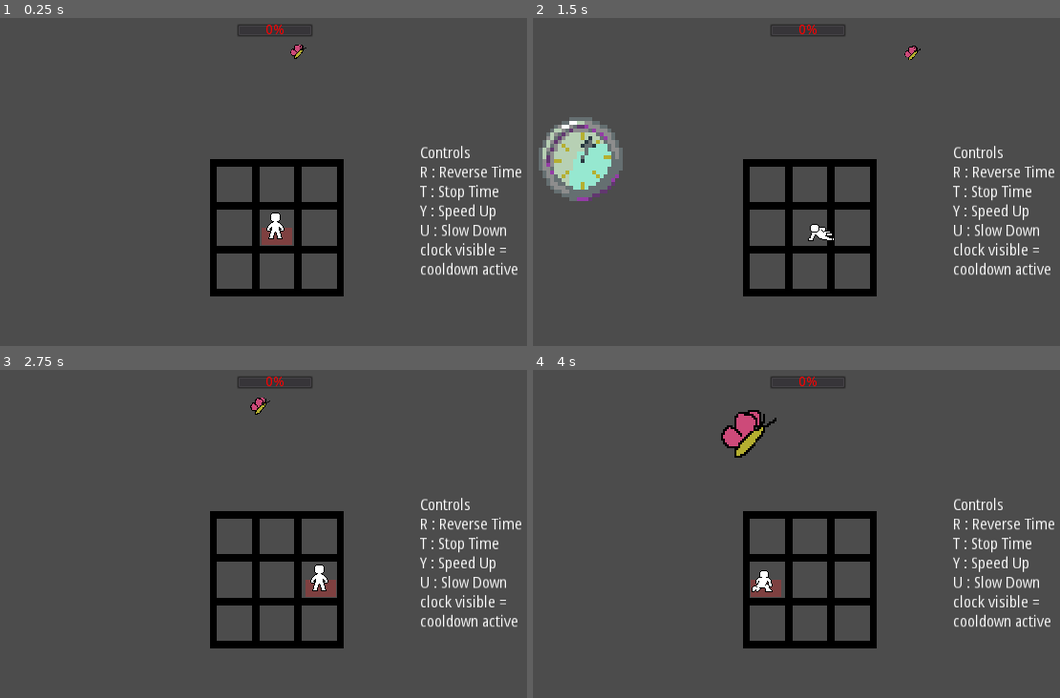
Above: before the commit, frames 1-4 (two rows, left to right).
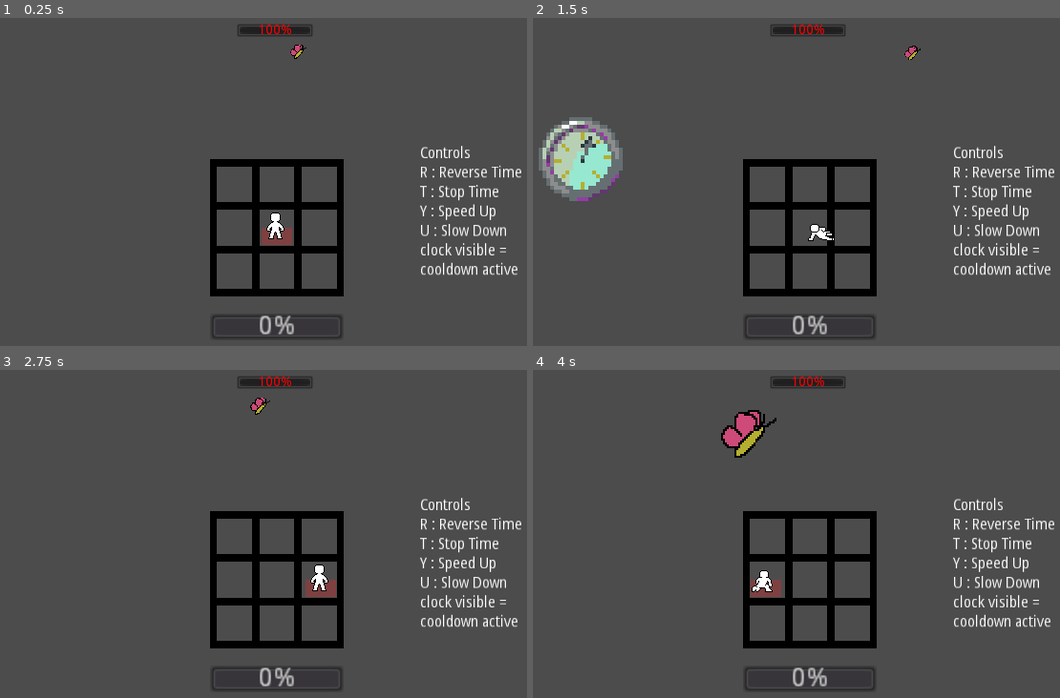
Above: after the commit, the same moments.

Repository: andersAsch0/Island-Game
Game: Godot game, scene res://scenes/BattleMode.tscn
The game is run twice, just before and just after one commit, with the same random seed, the same clock (stepped at 60 frames per second) and the same inputs. This scene is started directly instead of the project's main scene. Sound files missing from this copy of the repository are replaced by a short silence.
Inputs:
- Up to frame 1 (0.25 s): no input
- Up to frame 2 (1.5 s): tap Enter (ui_accept) at 0.5, 0.77 s; hold Right (ui_right) 0.53-1.28 s; hold Space (dash) 0.53-1.28 s; hold R (reverseTime) from 1.28 s (still down); tap F (enter_fight) at 1.35 s
- Up to frame 3 (2.75 s): tap Enter (ui_accept) at 1.52 s; release R (reverseTime) at 2.03 s; hold Right (ui_right) from 2.03 s (still down); hold T (stopTime) from 2.03 s (still down)
- Up to frame 4 (4 s): release Right (ui_right) at 2.78 s; release T (stopTime) at 2.78 s; hold Y (speedUpTime) 2.78-3.53 s; tap Space (dash) at 2.85 s; tap Enter (ui_accept) at 3.02, 3.77 s; hold Left (ui_left) from 3.53 s (still down); hold F (enter_fight) from 3.53 s (still down)

The runs differ from the first frame. In frame 1, 0.7% of the frame differs, in the area x 40-65%, y 2-98%; in frame 2, 0.7%; in frame 3, 0.7%; in frame 4, 0.7%.
Error before the commit: Attempt to call function 'play' in base 'null instance' on a null instance. (res://scripts/battleMode/BattleMode.gd:113)
Error after the commit: Attempt to call function 'play' in base 'null instance' on a null instance. (res://scripts/battleMode/BattleMode.gd:118)

Commit message:
miscellaneus
defeat button, player hp bar

Diff:
--- a/scenes/BattleMode.tscn
+++ b/scenes/BattleMode.tscn
@@ -151,6 +151,13 @@
 stream = ExtResource( 6 )
 stream_paused = true
 
+[node name="PlayerHPBar" type="ProgressBar" parent="."]
+margin_left = 126.0
+margin_top = 156.0
+margin_right = 196.0
+margin_bottom = 170.0
+
+[connection signal="PlayerHit" from="BattleModePlayer" to="." method="_on_BattleModePlayer_PlayerHit"]
 [connection signal="timeout" from="AbilityCoolDownTimer" to="." method="_on_AbilityCoolDownTimer_timeout"]
 [connection signal="pressed" from="VictoryButton" to="." method="_on_VictoryButton_pressed"]
 [connection signal="finished" from="normalMusicLoop" to="." method="_on_normalMusicLoop_finished"]
--- a/scripts/battleMode/BattleMode.gd
+++ b/scripts/battleMode/BattleMode.gd
@@ -105,9 +105,19 @@
 	var _PTS = get_tree().change_scene(overWorldPath)
 
 
+#SIGNALS FROM PLAYER
+func _on_BattleModePlayer_PlayerHit():
+	$PlayerHPBar.value = 1.0 * $BattleModePlayer.currentHP / $BattleModePlayer.maxHP * 100
 
 
+
+#MUSIC
 func _on_normalMusicLoop_finished():
 	$normalMusicLoop.play(0)
 func _on_reverseAudioLoop_finished():
 	$reverseAudioLoop.play(0)
+
+
+
+func _on_DefeatButton_pressed():
+	pass # Replace with function body.
--- a/scripts/battleMode/BattleModeEnemy.gd
+++ b/scripts/battleMode/BattleModeEnemy.gd
@@ -48,9 +48,9 @@
 	currState = AWAY
 	startAwayPhase()
 	visible = true
-	$enemyMovement/PathFollow2D/HurtBox/CollisionShape2D.disabled = true
 
 func _physics_process(delta):
+	$HPBar.value = 1.0 * currentHP/maxHP * 100
 	stateCounter += delta * Global.currCombatTimeMultiplier * (Global.timeIsNotStopped as int)
 	if stateCounter >= stateWaitTimes[currState]: #need to go to next state
 		stateCounter = 0
--- a/scripts/battleMode/BattleModePlayer.gd
+++ b/scripts/battleMode/BattleModePlayer.gd
@@ -19,7 +19,10 @@
 var velocity = Vector2.ZERO
 var storagePos = Vector2.ZERO #used as storage during input calculations for jumping
 var defaultPos = Vector2.ZERO #middle of the grid / where to go when no button is held
+export var maxHP : int = 4
+export var currentHP : int = maxHP
 
+signal PlayerHit
 
 func _ready():
 	if Input.get_action_strength("ui_right") > 0: # fixes things if the player is holding down a key when entering battle mode
@@ -125,4 +128,5 @@
 	$ColorRect.visible = true
 
 func getHit(damage:int):
-	pass
+	currentHP -= 1
+	emit_signal("PlayerHit")
